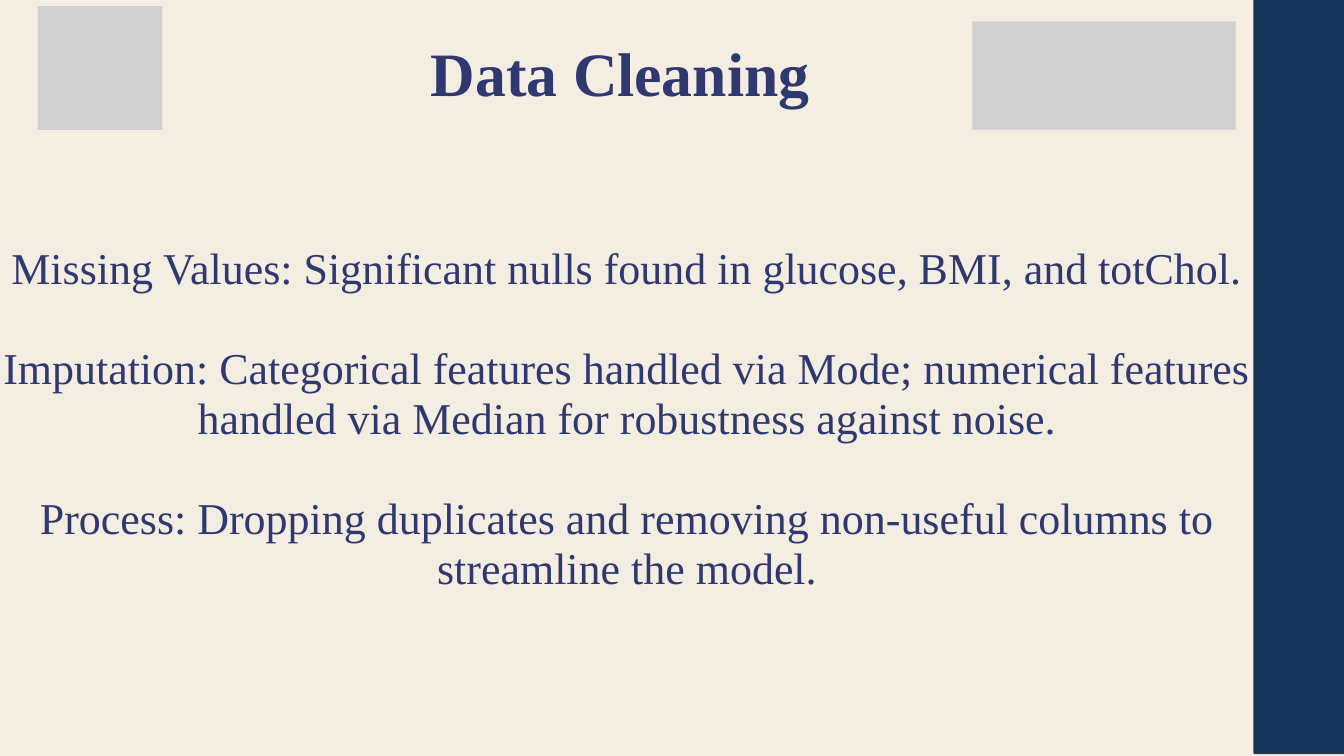
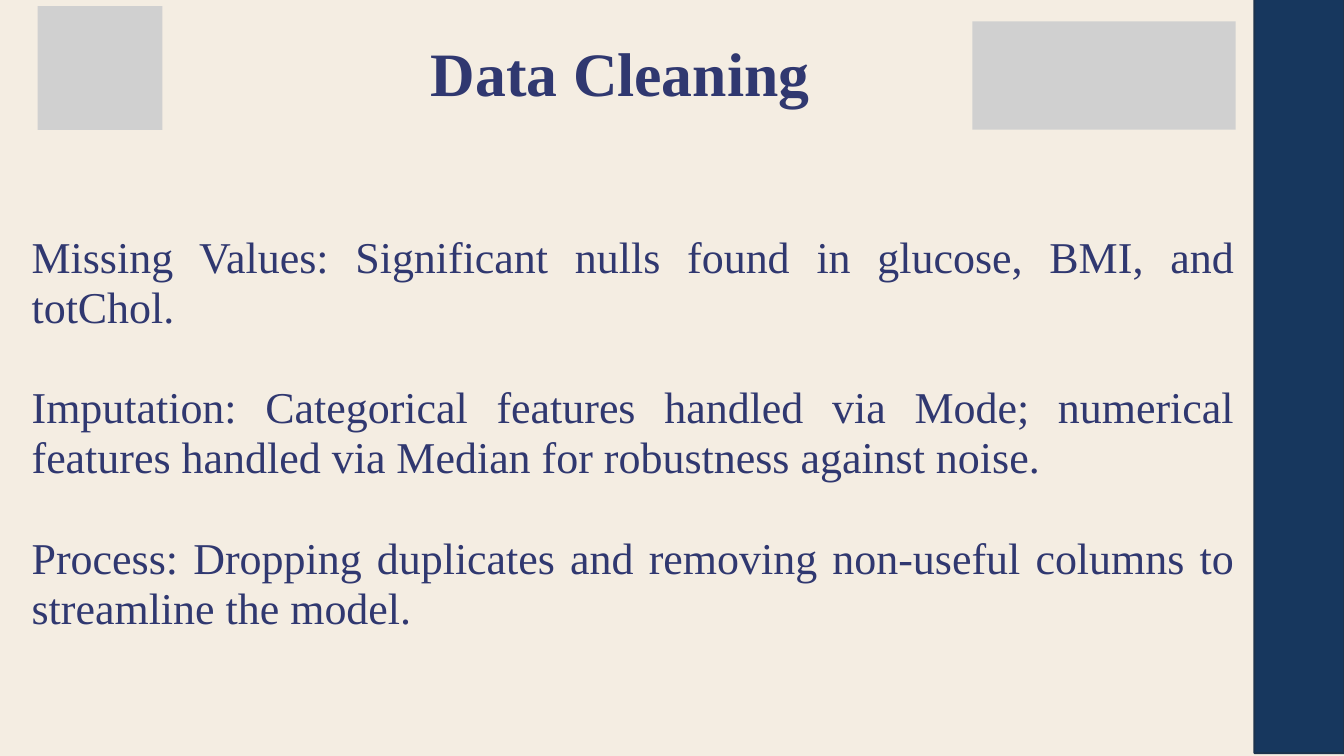
Before and after one commit to 24BAD405-Nishanth/24ADI204_DSV_Team14, a slide deck: slide 9 of FinalPresentation/Team-14-DSV.pptx. Drawn at 1344x756 pixels with LibreOffice and Linux fonts; fonts in the diff are those of the drawing; grey boxes stand for pictures. Boxes give left, top, right and bottom in pixels: in the first picture for what was removed or moved away, otherwise in the second. Text is boxed around its words. In the diff, an @@ line names an element or a change of style, - is before the commit and + after.

```diff
--- a/FinalPresentation/Team-14-DSV.pptx
+++ b/FinalPresentation/Team-14-DSV.pptx
@@ text "Missing Values: Significant nulls found ...": place and size @@
-text "Missing Values: Significant nulls found ..." at bbox=[3, 253, 1249, 585]
+text "Missing Values: Significant nulls found ..." at bbox=[32, 242, 1234, 625]
@@ text "Missing Values: Significant nulls found ..." at bbox=[32, 242, 1234, 625]: alignment centre to justified @@
```
Also in this commit, not shown: 16 other slides changed.
